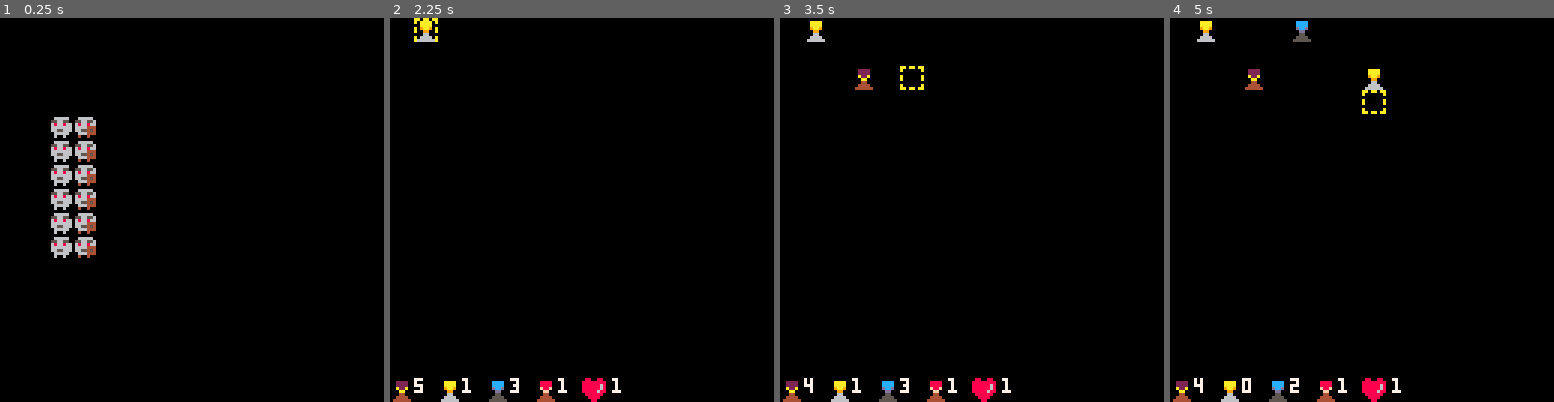
Above: before the commit, frames 1-4 (left to right).
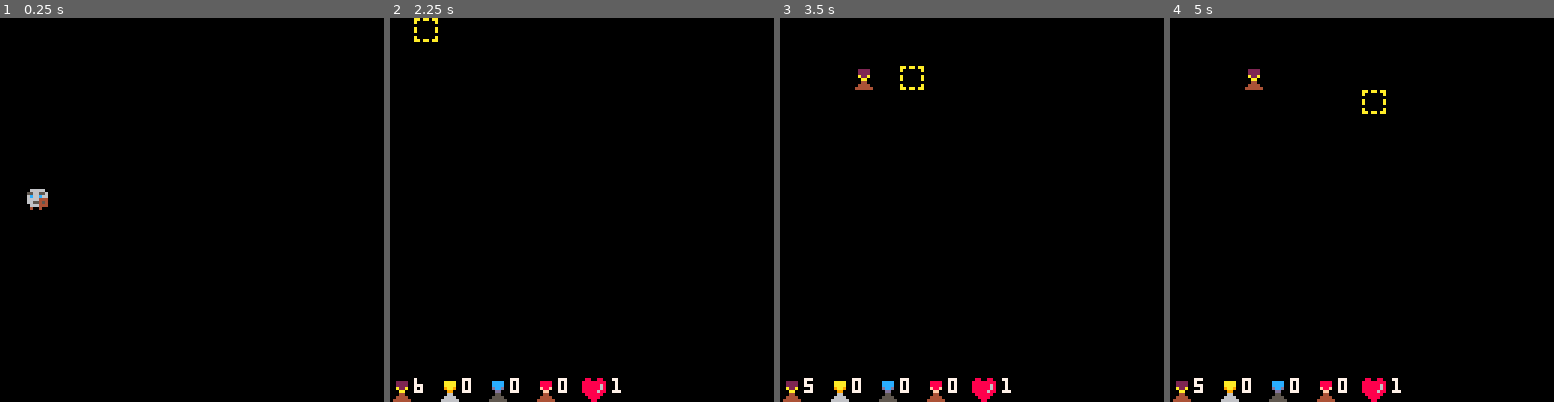
Above: after the commit, the same moments.

Repository: RobertoFreireFerrazPassos/pico8
Game: PICO-8 cartridge towerdefense.p8
Two runs of this game, one before a commit and one after it. Both use one fixed random seed, a clock stepped at 60 frames per second and the inputs below.
Inputs:
- Up to frame 1 (0.25 s): no input
- Up to frame 2 (2.25 s): tap O (Z key) at 0.33, 0.7, 1.43, 2.22 s; tap X (X key) at 1.07, 2.07 s; hold Left from 1.97 s (still down)
- Up to frame 3 (3.5 s): release Left at 2.37 s; tap X (X key) every 0.33 s from 2.4 to 3.4 s; hold Down 2.42-2.82 s; hold Right from 2.87 s (still down); tap O (Z key) at 3.1 s
- Up to frame 4 (5 s): release Right at 3.53 s; hold Up 3.58-4.08 s; tap X (X key) every 0.33 s from 3.73 to 4.73 s; tap O (Z key) at 3.98, 4.87 s; hold Right 4.13-4.53 s; hold Down from 4.58 s (still down)

The runs differ from the first frame. In frame 1, 3.2% of the frame differs, in the area x 7-25%, y 25-63%; in frame 2, 0.3%; in frame 3, 0.3%; in frame 4, 0.6%.

Commit message:
adjust towers and enemy movement logic

Diff:
--- a/towerdefense.p8
+++ b/towerdefense.p8
@@ -1,13 +1,28 @@
 pico-8 cartridge // http://www.pico-8.com
 version 41
 __lua__
+function restartlevel()
+	currentlevel-=1
+ enemies={}
+end
+
 function _init()
+	menuitem(1, "restart level", function()
+ 	restart=true
+ end)
+ menuitem(2, "next", function() enemies={} end)
 	gameover=false
 	currentlevel=1
 	generatelevel()
 end
 
 function _update()
+	if restart then
+ 	restartlevel()
+ end
+
+ restart=false
+
  timemanager:update()
 
 	if life<=0 then
@@ -199,9 +214,9 @@
 --r reach
 --l life
 towertypes = {
-	{c=2,s=2,as=90,d=1,st=120,r=1500,l=100},
-	{c=10,s=3,as=60,d=5,st=0,r=2000,l=300},
-	{c=12,s=4,as=50,d=1,st=0,r=1000,l=500},
+	{c=2,s=2,as=90,d=1,st=120,r=1000,l=100},
+	{c=10,s=3,as=60,d=3,st=0,r=2000,l=300},
+	{c=12,s=4,as=50,d=3,st=0,r=1000,l=1000},
 	{c=8,s=5,as=30,d=15,st=0,r=1000,l=200}
 }
 
@@ -213,7 +228,7 @@
 	ce=nil,-- closest enemy
 	hd=false,--hasdetected
 	f=false,--fire
-	l=100,--life
+	l=100,--life,
 	control=function(_ENV)
 		if hd then
 			return
@@ -308,23 +323,24 @@
 	l=100,--life
 	stun=0,
 	atk=5,--attack
+	atktwr=false,--attack tower
 	spd=60,--speed
 	moveleft=function(_ENV)
-		if not move and not get_buffer(x-8,y).a and x>0 then
+		if not get_buffer(x-8,y).a and x>0 then
 			x-=8
 			move=true
 			dir=1
 		end
 	end,
 	movedown=function(_ENV)
-		if not move and not get_buffer(x,y+8).a and y<112 then
+		if not get_buffer(x,y+8).a and y<112 then
 			y+=8
 			move=true
 			dir=2
 		end
 	end,
 	moveup=function(_ENV)
-		if not move and not get_buffer(x,y-8).a and y>0 then
+		if not get_buffer(x,y-8).a and y>0 then
 			y-=8
 			move=true
 			dir=3
@@ -334,19 +350,10 @@
 	 local t=get_buffer(x-8,y).t
 		if t~=nil then
 				t:takedamage(atk)
+				atktwr=true
 			return
-		end
-
-		t=get_buffer(x,y+8).t
-		if t~=nil then
-			t:takedamage(atk)
-			return
-		end
-
-		t=get_buffer(x,y-8).t
-		if t~=nil then
-			t:takedamage(atk)
-			return
+		else
+		 atktwr=false
 		end
 	end,
 	control=function(_ENV)
@@ -357,25 +364,26 @@
 		local lx,ly=x,y
 		move=false
 
-		if not hm then
-			moveleft(_ENV)
-
+		if hm then
+			return
+		end
+		hm=true
+		timemanager:addtimer(spd+stun,function() _ENV.hm=false end,1)
+
+		attacktower(_ENV)
+		moveleft(_ENV)
+
+		if not move then
 			if dir==3 then
 				moveup(_ENV)
 			elseif dir==2 then
 				movedown(_ENV)
-			end
-
-			if rnd({false,true}) then
-			 moveup(_ENV)
-				movedown(_ENV)
 			else
-				movedown(_ENV)
-				moveup(_ENV)
-			end
-
-			if not move then
-				attacktower(_ENV)
+				if rnd({false,true}) then
+				 dir=3
+				else
+					dir=2
+				end
 			end
 		end
 
@@ -387,8 +395,6 @@
 				global.life-=1
 			else
 			 set_buffer(x,y,{a=true})
-				hm=true
-				timemanager:addtimer(spd+stun,function() _ENV.hm=false end,1)
 			end
 		end
 	end,
@@ -400,6 +406,10 @@
 		end
 	end,
 	draw=function(_ENV)
+		if atktwr then
+			pal(12,8)
+		end
+
 		if l<30 then
 		 spr(s+2,x,y)
 		elseif l<80 then
@@ -407,6 +417,7 @@
 		else
 			spr(s,x,y)
 		end
+		pal()
 	end
 })
 
@@ -432,13 +443,13 @@
 
 function createenemy1(x,y)
 	add(enemies,e:new(
-		{x=x,y=y,s=16,l=200,atk=5,spd=200})
+		{x=x,y=y,s=16,l=200,atk=30,spd=200})
 	)
 end
 
 function createenemy2(x,y)
  add(enemies,e:new(
- 	{x=x,y=y,s=19,l=120,atk=5,spd=120})
+ 	{x=x,y=y,s=19,l=120,atk=30,spd=120})
  )
 end
 
@@ -484,6 +495,42 @@
 -- 0,0,1,1,1 1 topleft enemy type 1
 
 levels={
+	{
+			{6,0,0,0},
+			{
+				{1,7,1,1,1}
+			},1
+	},{
+			{0,2,0,0},
+			{
+				{1,7,1,1,1}
+			},1
+	},{
+			{2,0,1,0},
+			{
+				{1,7,1,1,1}
+			},1
+	},{
+			{0,0,0,3},
+			{
+				{1,6,2,4,1}
+			},1
+	},
+	{
+			{3,3,3,3},
+			{
+				{2,7,1,4,1}
+			},
+			2
+	},
+	{
+			{3,3,3,3},
+			{
+				{2,2,3,2,1},
+				{2,10,3,2,1}
+			},
+			2
+	},
 	{
 			{5,2,3,1},
 			{
@@ -512,7 +559,7 @@
 00000000000000000000000000000000000000000000000000000000000000000000000000000000000000000000000000000000000000000000000000000000
 06666600066667000666670006666600066667000666670000000000000000000000000000000000000000000000000000000000000000000000000000000000
 55665560556677705566777055665500556677705566777000000000000000000000000000000000000000000000000000000000000000000000000000000000
-68668660686687602866876068668660686687602866876000000000000000000000000000000000000000000000000000000000000000000000000000000000
+6c66c6606c66c7602c66c7606c66c6606c66c7602c66c76000000000000000000000000000000000000000000000000000000000000000000000000000000000
 66664440666644402266444066666660666666602266666000000000000000000000000000000000000000000000000000000000000000000000000000000000
 66554540665545406655454066556660665566606655666000000000000000000000000000000000000000000000000000000000000000000000000000000000
 06664440066644400666444006666600066666000666660000000000000000000000000000000000000000000000000000000000000000000000000000000000
